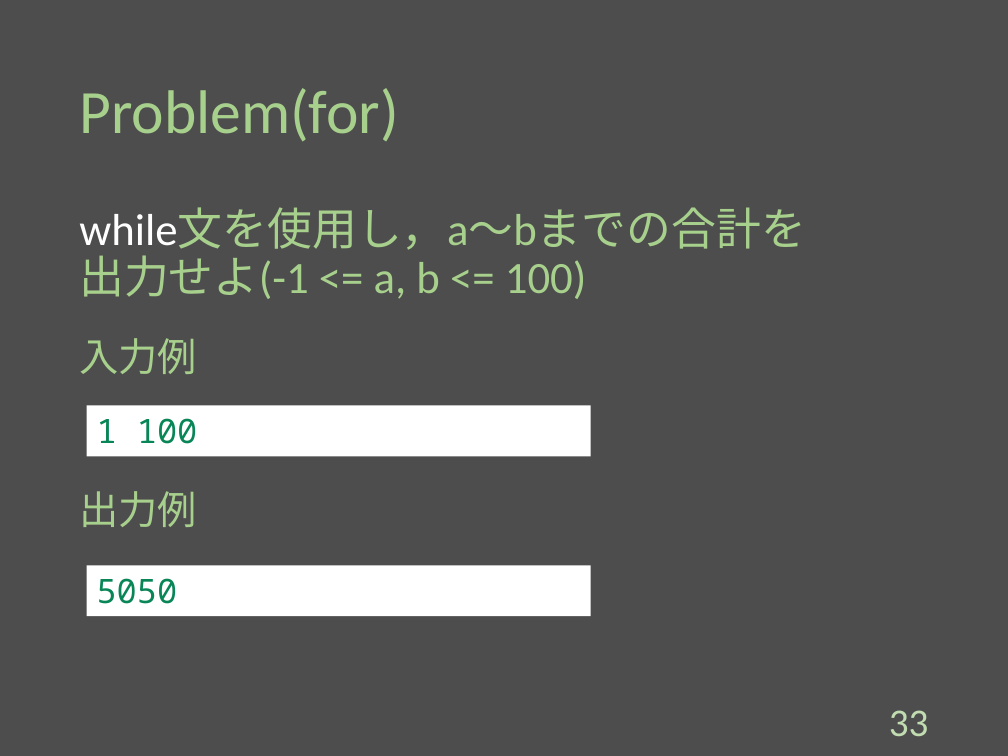
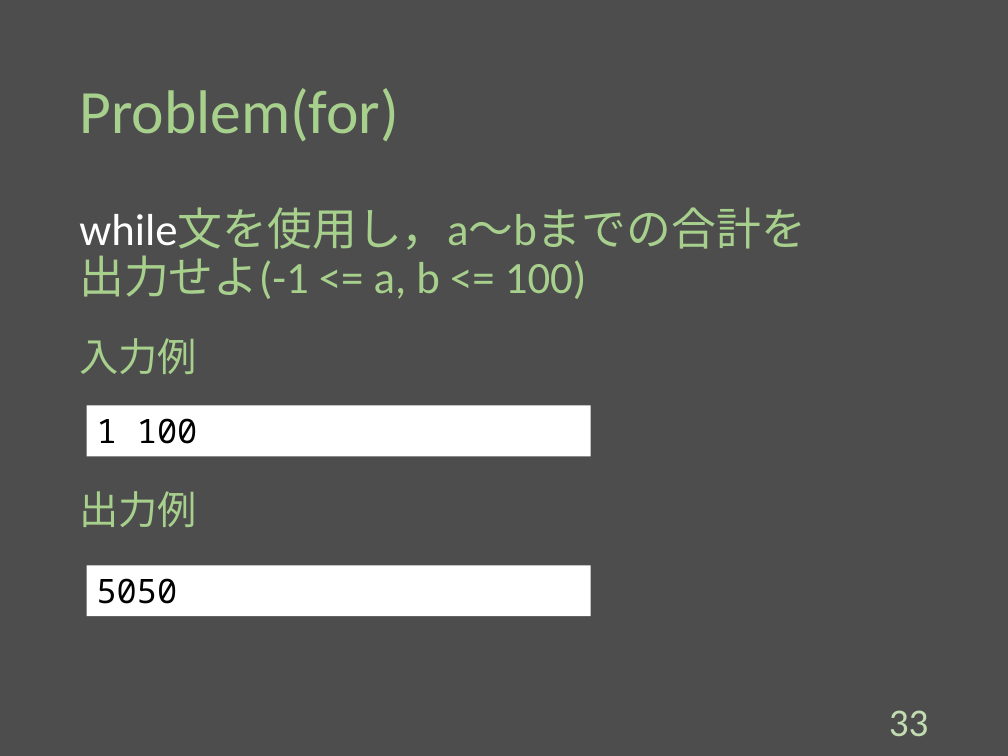
Before and after one commit to Melbeck777/program_seminar, a slide deck: slide 34 of ProgramSlide.pptx. Drawn at 1008x756 pixels with LibreOffice and Linux fonts; fonts in the diff are those of the drawing. Boxes give left, top, right and bottom in pixels: in the first picture for what was removed or moved away, otherwise in the second. Text is boxed around its words. In the diff, an @@ line names an element or a change of style, - is before the commit and + after.

```diff
--- a/ProgramSlide.pptx
+++ b/ProgramSlide.pptx
@@ rectangle "1 100" at (87,405,591,456): text colour #098658 to #000000 @@
@@ rectangle "5050" at (87,565,591,616): text colour #098658 to #000000 @@
```
Also in this commit, not shown: 6 other slides changed.
